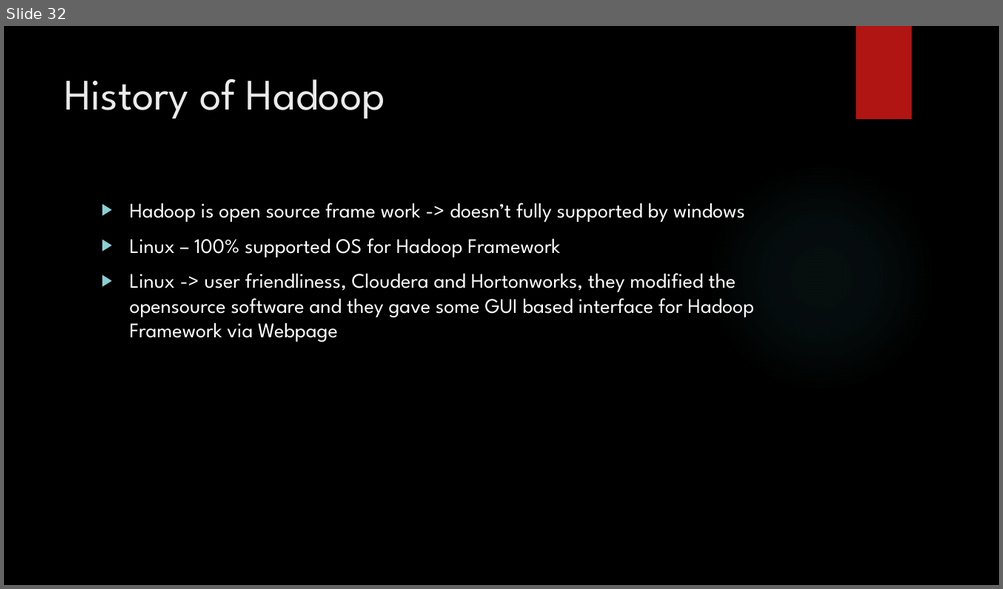
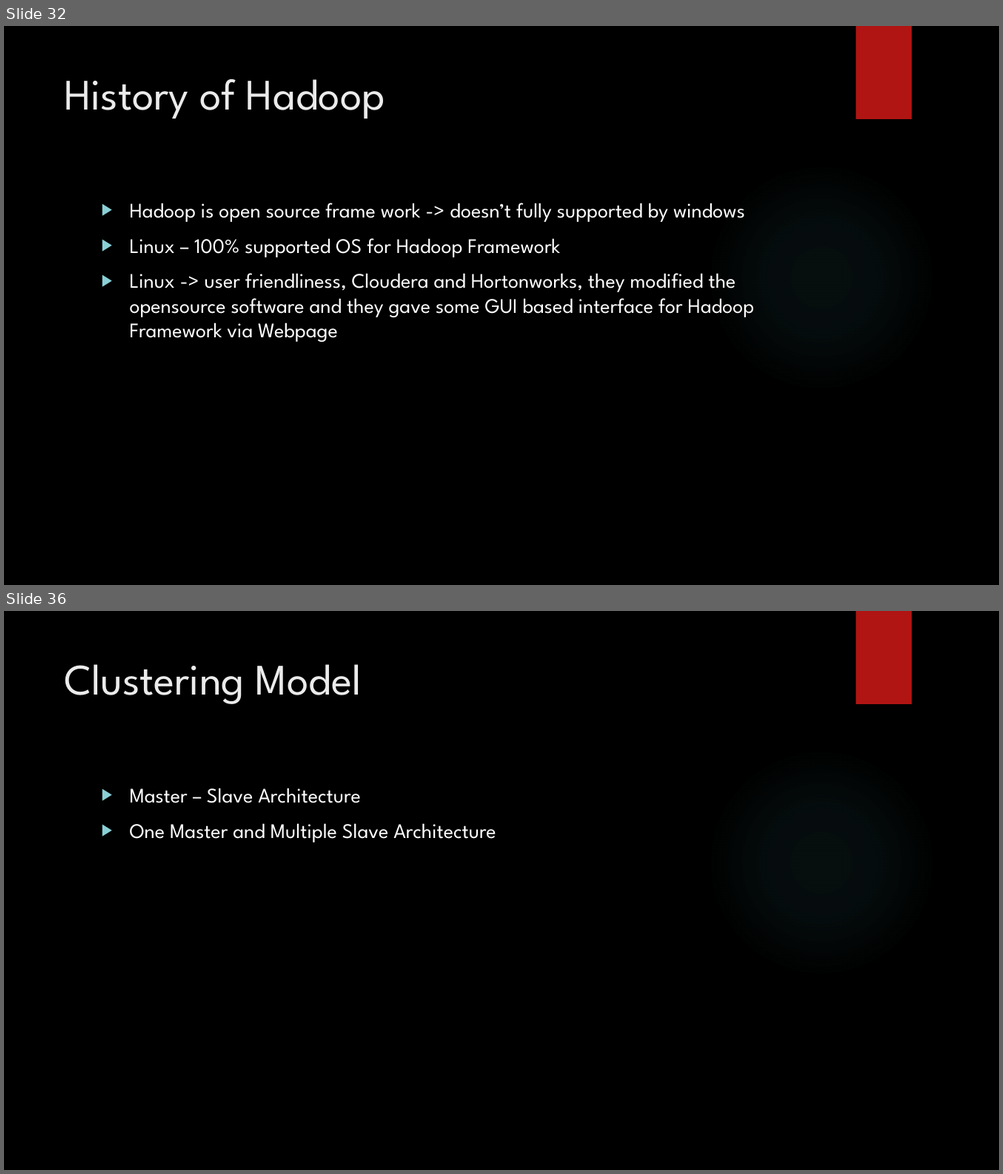
Before and after one commit to karthick1808/hadoopfundamentals, a slide deck: New Microsoft PowerPoint Presentation.pptx. Shown one above the other, each under a label of ours: slide 32 before the commit, slides 32 and 36 after it; the slides between them are not shown. The pictures are 1003x589 and 1003x1174 pixels, drawn with LibreOffice and Linux fonts; fonts in the diff are those of the drawing; background and template pictures are left out. Boxes give left, top, right and bottom in pixels: in the first picture for what was removed or moved away, otherwise in the second. Text is boxed around its words. In the diff, an @@ line names an element or a change of style, - is before the commit and + after.

```diff
--- a/New Microsoft PowerPoint Presentation.pptx
+++ b/New Microsoft PowerPoint Presentation.pptx
@@ slide 36 added at <box>4,611,999,1170</box>, background picture (left out); not listed: 2 template elements that a slide beside it also shows @@
@@ title added at <box>64,664,361,704</box>, 42 pt, text #EBEBEB @@
+Clustering Model
@@ text added at <box>130,788,495,843</box>, 20 pt, text #FFFFFF @@
+▶ Master – Slave Architecture
+▶ One Master and Multiple Slave Architecture
```
Also in this commit, not shown: 1 slide changed, 2 other slides added.
